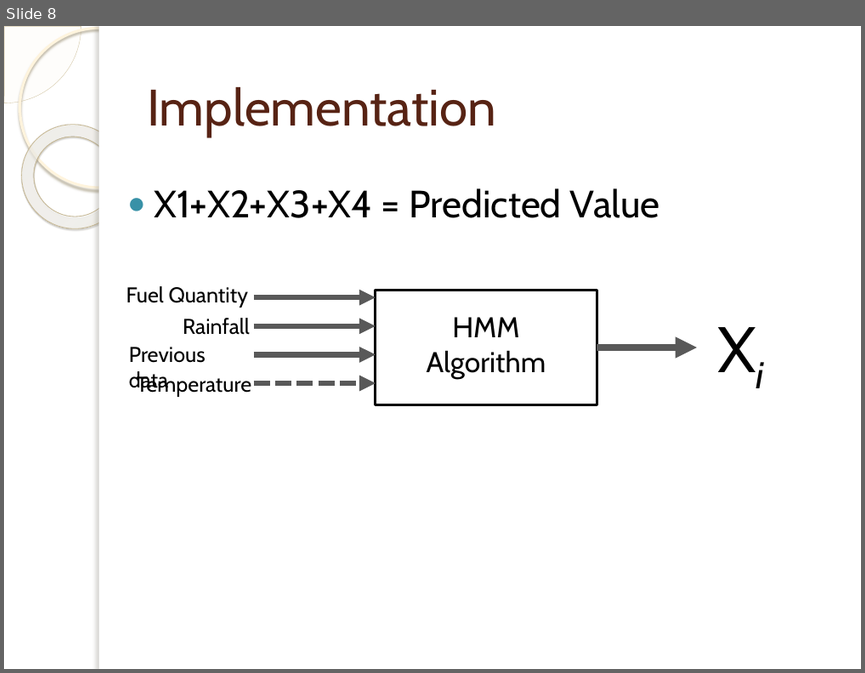
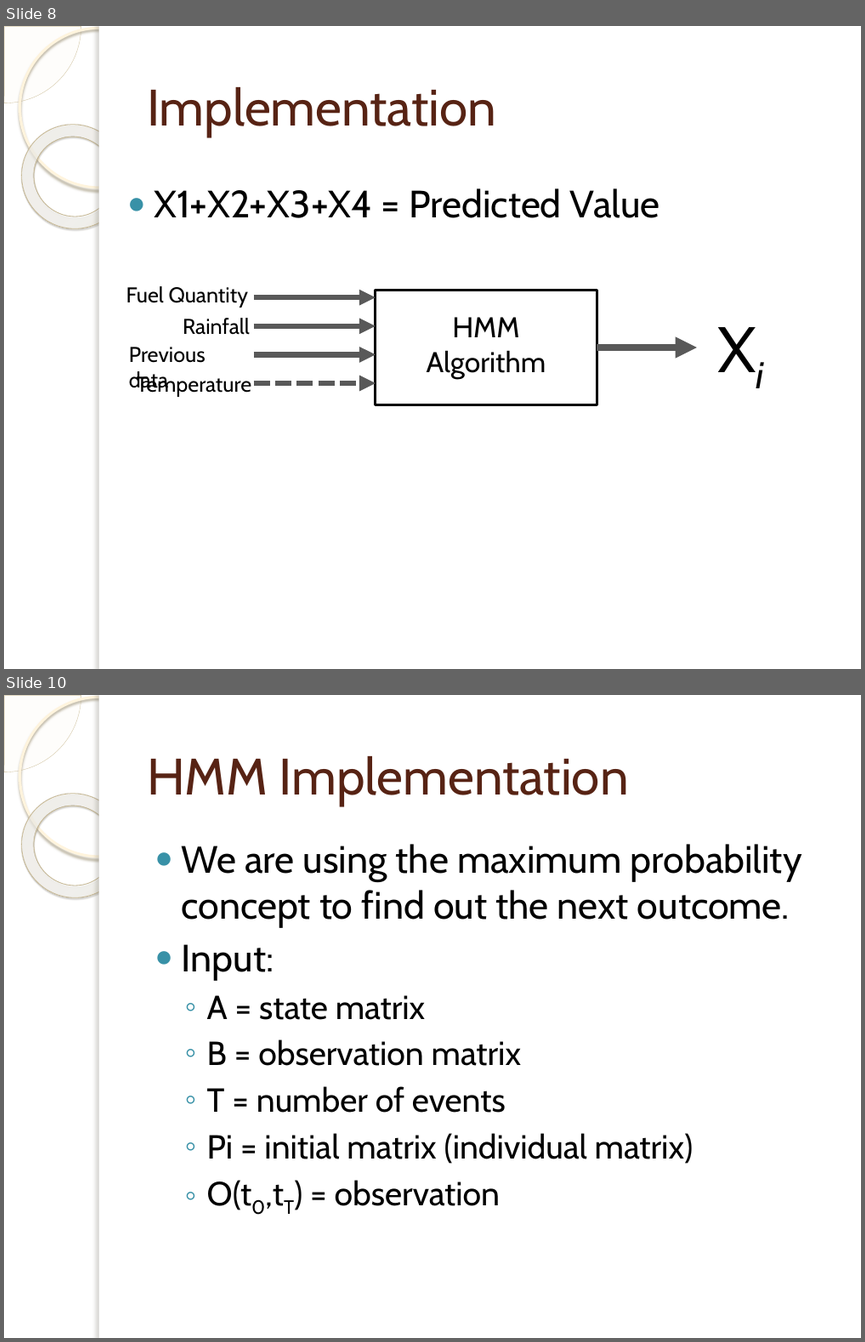
Before and after one commit to RathanNaik/Electricity-Generation-Prediction, a slide deck: Documents/PPTs/Review1.pptx. Shown one above the other, each under a label of ours: slide 8 before the commit, slides 8 and 10 after it; the slides between them are not shown. The pictures are 865x673 and 865x1342 pixels, drawn with LibreOffice and Linux fonts; fonts in the diff are those of the drawing; background and template pictures are left out. Boxes give left, top, right and bottom in pixels: in the first picture for what was removed or moved away, otherwise in the second. Text is boxed around its words. In the diff, an @@ line names an element or a change of style, - is before the commit and + after.

```diff
--- a/Documents/PPTs/Review1.pptx
+++ b/Documents/PPTs/Review1.pptx
@@ slide 10 added at (4, 695, 861, 1338), background picture (left out); not listed: 5 template elements that a slide beside it also shows @@
@@ title added at (147, 756, 629, 805), 43 pt, text #572314 @@
+HMM Implementation
@@ text added at (182, 844, 802, 1210), 28 pt, text #000000 @@
+● We are using the maximum probability concept to find out the next outcome.
+● Input:
+  ◦ A = state matrix
+  ◦ B = observation matrix
+  ◦ T = number of events
+  ◦ Pi = initial matrix (individual matrix)
+  ◦ O(t0,tT) = observation
```
Also in this commit, not shown: 3 other slides added, 29 other files.
